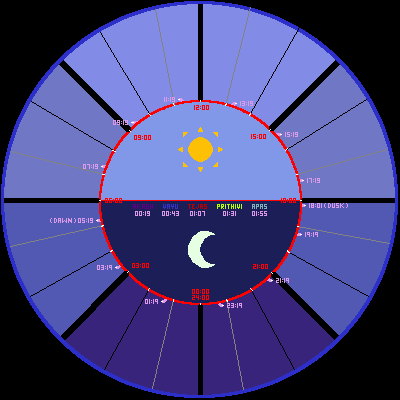
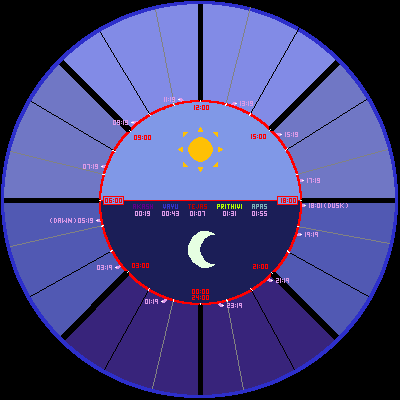
The second 400x400 image is a revision of the first. Changes to its layers:
painted on "day_cycle" over [103,196,298,205]
